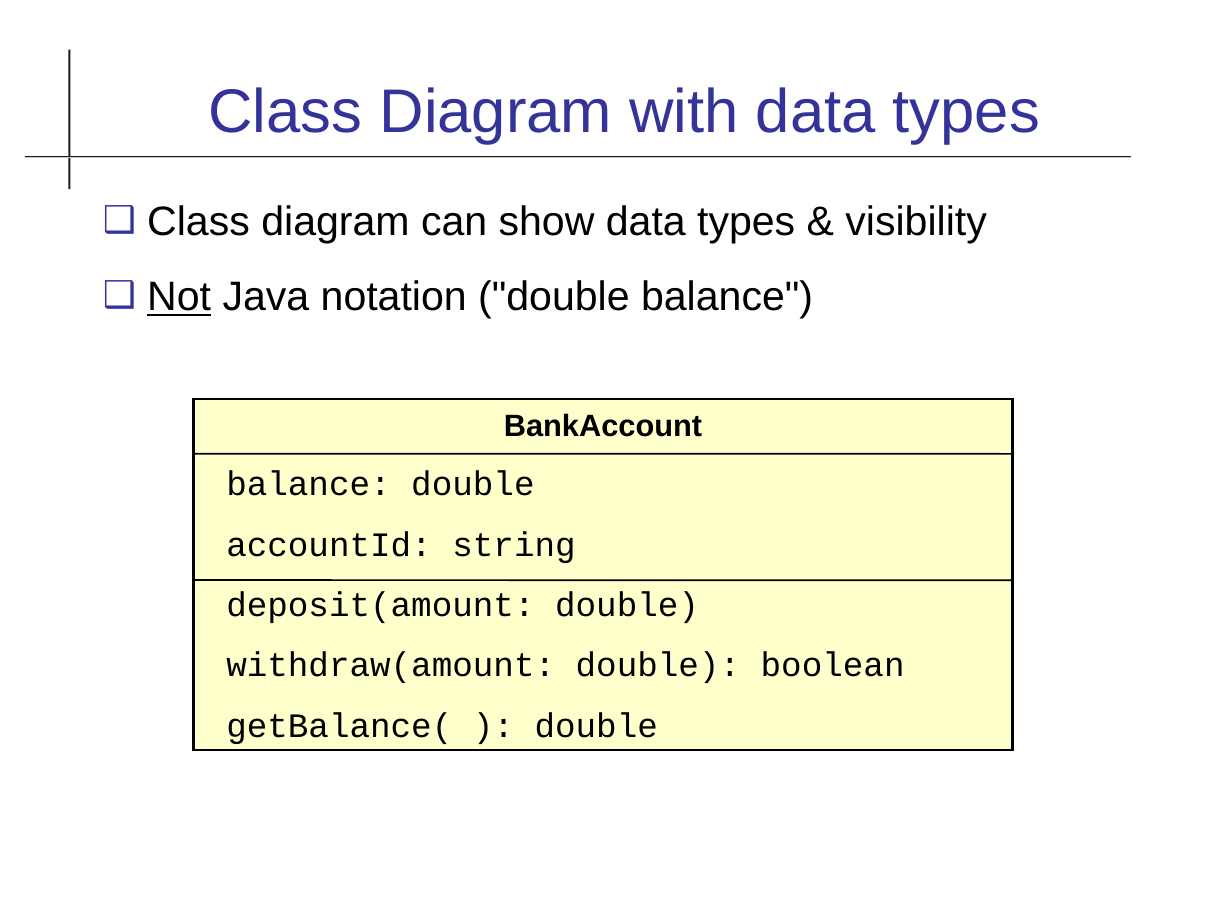
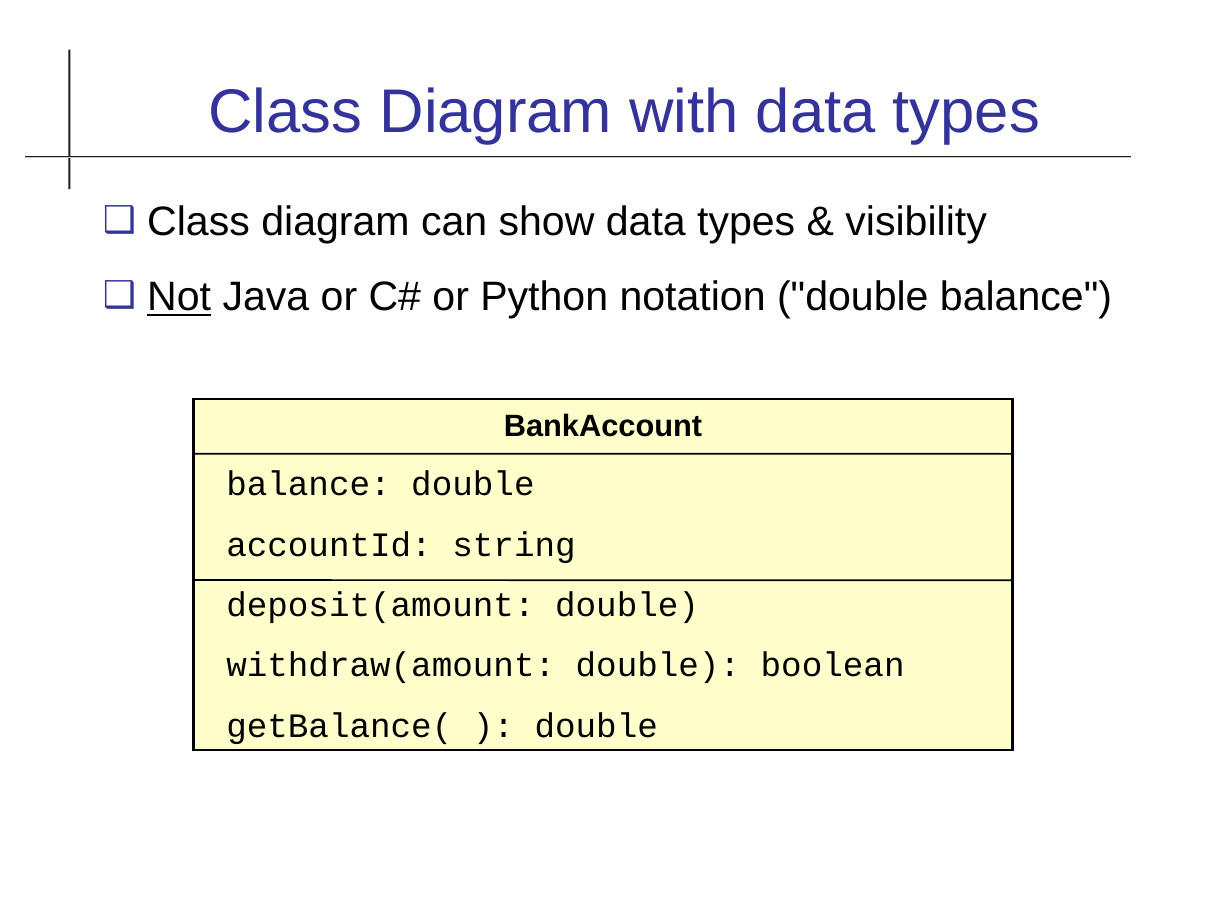
Before and after one commit to cpske/ISP, a slide deck: slide 7 of uml/UML-Class-Diagram.odp. Drawn at 1232x924 pixels with LibreOffice and Linux fonts; fonts in the diff are those of the drawing. Boxes give left, top, right and bottom in pixels: in the first picture for what was removed or moved away, otherwise in the second. Text is boxed around its words. In the diff, an @@ line names an element or a change of style, - is before the commit and + after.

Commit message:
update UML class diagram slides, add Python types

```diff
--- a/uml/UML-Class-Diagram.odp
+++ b/uml/UML-Class-Diagram.odp
@@ text at (x1=147, y1=280, x2=1112, y2=319): text changed @@
-❑ Not Java notation ("double balance")
+❑ Not Java or C# or Python notation ("double balance")
```
Also in this commit, not shown: 11 other slides changed, 1 slide added, 2 other files.
